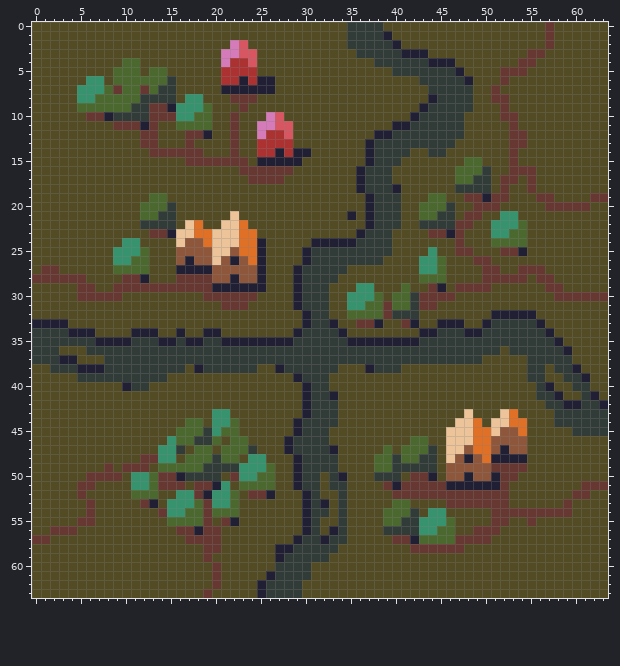
Pixel-art sprite: map5.png. The first picture shows the starting point.
The file is 64x64 pixels.
Now the later version:
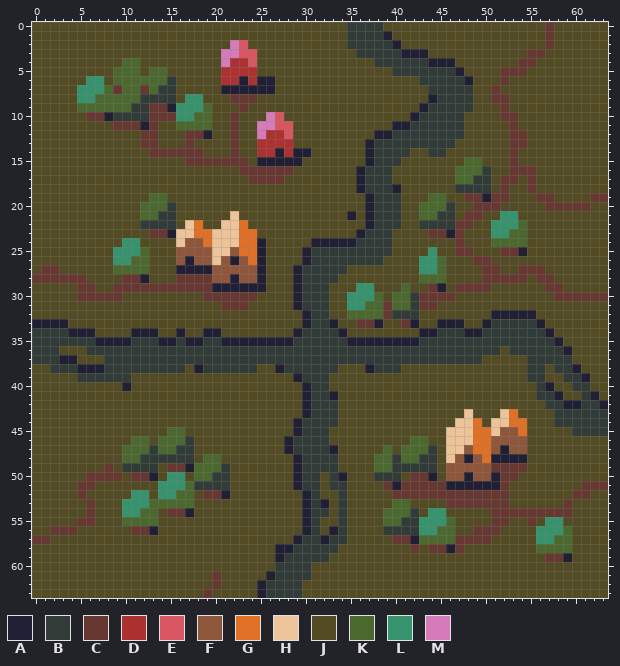
Palette (. is transparent): A #211f34  B #313b38  C #663831  D #ac3131  E #d85662  F #8e563b  G #df7026  H #edc39a  J #524b23  K #4b692f  L #36936e  M #d67bba
Difference:
Colour C gives way to colour A in row 58 at x 46.
Colour J gives way to colour A in row 56 at x 13; in row 59 at x 59.
Colour K gives way to colour A in row 49 at x 17; in row 50 at x 13; in row 54 at x 17.
Colour L gives way to colour A in row 52 at x 21.
Colour A gives way to colour B in row 51 at x 20.
Colour C gives way to colour B in row 48 at x 12 to 13; in row 49 at x 10 to 12; in row 51 at x 18 to 19.
Colour J gives way to colour B in row 47 at x 13 and 17; in row 48 at x 16; in row 49 at x 13; in row 50 at x 21.
Colour K gives way to colour B in row 46 at x 17; in row 48 at x 17.
Colour L gives way to colour B in row 48 at x 14 to 15; in row 51 at x 21.
Colour A gives way to colour C in row 52 at x 19.
Colour J gives way to colour C in row 56 at x 11 to 12; in row 59 at x 57 to 58.
Colour K gives way to colour C in row 49 at x 15 to 16.
Colour L gives way to colour C in row 50 at x 11 to 12; in row 52 at x 20; in row 54 at x 15 to 16.
Colour A gives way to colour J in row 52 at x 26; in row 55 at x 22; in row 56 at x 18.
Colour B gives way to colour J in row 39 at x 11 to 14; in row 40 at x 11 to 12; in row 45 at x 19; in row 46 at x 18 to 19; in row 47 at x 24; in row 49 at x 22.
Colour B gives way to colour J in row 50 at x 17.
Colour C gives way to colour J in row 50 at x 14 and 22; in row 52 at x 18 and 24 to 25; in row 53 at x 19; in row 54 at x 14 and 19; in row 55 at x 19 and 21; in row 56 at x 16 to 17 and 19 to 20.
Colour C gives way to colour J in row 57 at x 17 to 20; in row 58 at x 19 to 20 and 43; in row 59 at x 19; in row 60 at x 20.
Colour K gives way to colour J in row 44 at x 17 to 18 and 22; in row 45 at x 17 to 18 and 21 to 22; in row 46 at x 20 and 22 to 23; in row 47 at x 18 to 19 and 21 to 23; in row 48 at x 18 and 21 to 22; in row 49 at x 14 and 26.
Colour K gives way to colour J in row 50 at x 25 to 26; in row 51 at x 13 and 23 to 26; in row 52 at x 13 and 22; in row 53 at x 18 and 22; in row 54 at x 18 and 20 to 22; in row 55 at x 15 to 18.
Colour L gives way to colour J in rows 43 to 44 at x 20 to 21; in row 45 at x 20; in row 48 at x 24 to 25; in row 49 at x 23 to 25; in row 50 at x 23 to 24; in row 51 at x 11 to 12.
Colour L gives way to colour J in row 53 at x 20 to 21.
Colour A gives way to colour K in row 53 at x 13.
Colour B gives way to colour K in row 48 at x 20; in row 49 at x 19 to 20; in row 50 at x 18 to 19.
Colour J gives way to colour K in row 45 at x 15; in row 46 at x 11 to 12 and 14; in row 47 at x 10 to 12; in row 48 at x 10 to 11; in row 51 at x 17; in row 53 at x 14.
Colour J gives way to colour K in row 54 at x 12 to 13; in row 55 at x 10 to 13; in row 56 at x 59; in row 57 at x 58 to 59; in row 58 at x 56 to 59.
Colour L gives way to colour K in row 46 at x 15; in row 47 at x 14 to 15; in row 52 at x 16 to 17; in row 53 at x 15 to 17.
Colour A gives way to colour L in row 50 at x 16.
Colour C gives way to colour L in row 50 at x 15; in row 51 at x 14 to 16; in row 53 at x 12.
Colour J gives way to colour L in row 52 at x 14 to 15; in rows 53 to 54 at x 10 to 11; in row 55 at x 57 to 58; in row 56 at x 56 to 58; in row 57 at x 56 to 57.
Colour K gives way to colour L in row 52 at x 11 to 12.
Boxes around the changes in both pictures, in picture pixels (x1, y1, x2, y2):
changed: (122, 373, 275, 571)
changed: (536, 517, 572, 562)
changed: (419, 544, 455, 553)
